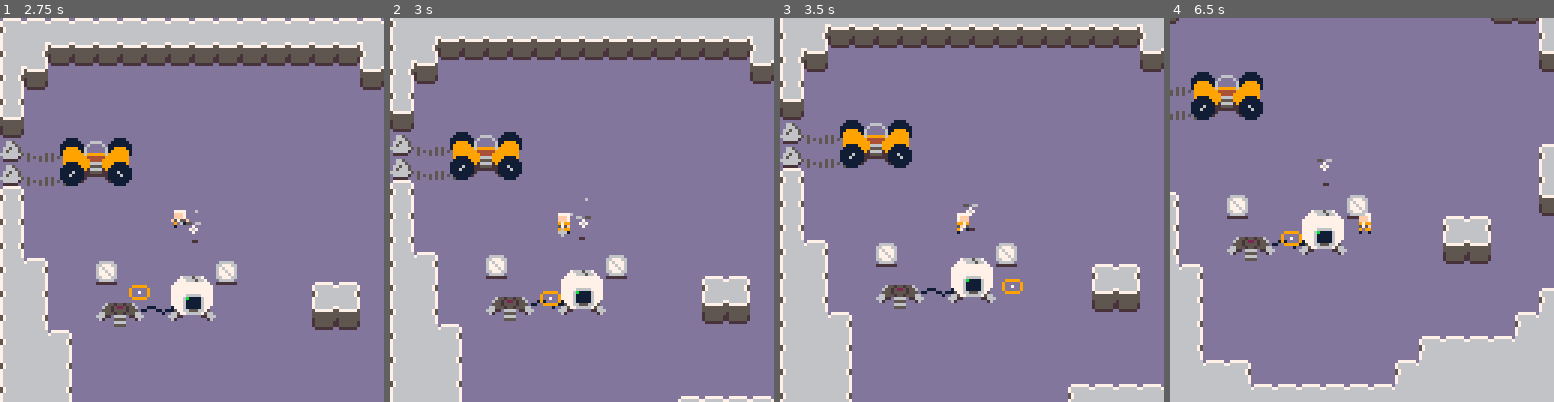
Above: before the commit, frames 1-4 (left to right).
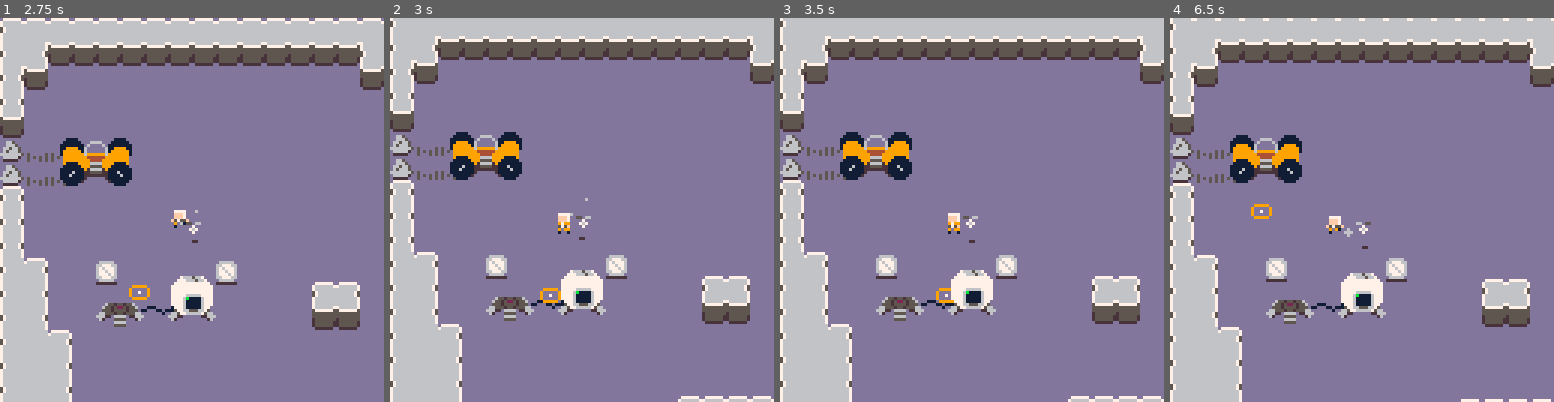
Above: after the commit, the same moments.

Repository: kevinthompson/moonbreak-p8
Game: PICO-8 cartridge moonbreak.p8
Two runs of this game, one before a commit and one after it. Both use one fixed random seed, a clock stepped at 60 frames per second and the inputs below.
Inputs:
- Up to frame 1 (2.75 s): tap O (Z key) at 0.33, 0.7, 1.43, 2.22 s; tap X (X key) at 1.07, 2.07, 2.4, 2.73 s; hold Left 1.97-2.37 s; hold Down from 2.42 s (still down)
- Up to frame 2 (3 s): release Down at 2.82 s; hold Right from 2.87 s (still down)
- Up to frame 3 (3.5 s): keep holding Right; tap X (X key) at 3.07, 3.4 s; tap O (Z key) at 3.1 s
- Up to frame 4 (6.5 s): release Right at 3.53 s; hold Up 3.58-4.08 s; tap X (X key) every 0.33 s from 3.73 to 6.4 s; tap O (Z key) at 3.98, 4.87, 5.75 s; hold Right 4.13-4.53 s; hold Down 4.58-5.08 s; hold Left 5.13-5.8 s; hold Up 5.85-6.18 s; hold Left from 6.23 s (still down)

Frame 1 is identical in both runs. In frame 2, 0.2% of the frame differs, in the area x 39-53%, y 51-75%; in frame 3, 19%; in frame 4, 39%, in the area x 0-100%, y 0-100%.

Commit message:
feat: add entity hitboxes

Diff:
--- a/scripts/entities/collector.lua
+++ b/scripts/entities/collector.lua
@@ -1,5 +1,7 @@
 collector = entity:extend({
   layer = 0,
+  solid = true,
+  hitbox = {-8, 7, -1, 5},
 
   init = function(_ENV)
     entity.init(_ENV)
--- a/scripts/entities/rover.lua
+++ b/scripts/entities/rover.lua
@@ -1,4 +1,9 @@
 rover = entity:extend({
+  solid = true,
+  hitbox = {-11,12,-12,0},
+  width = 24,
+  height = 16, -- offsets: left, right, up, down from origin
+
   draw = function(_ENV)
     spr(8,x-12,y-15)
     spr(24,x-12,y-7)
--- a/scripts/entities/spawner.lua
+++ b/scripts/entities/spawner.lua
@@ -1,5 +1,7 @@
 spawner = entity:extend({
   open_percent = 0,
+  solid = true,
+  hitbox = {-8,7,-12,0},
 
   update = function(_ENV)
     entity.update(_ENV)
